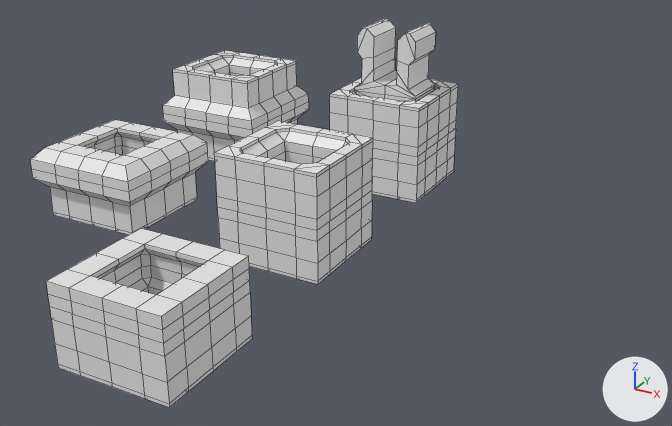
Before and after pictures for a commit that changed the Blender file blender/clip.blend.
Rendered twice from a 50 mm camera at (39.9, -85.2, 37.0) aimed at (3.1, -18.3, 3.6). Every picture has the same lights, and +X, +Y and +Z are marked at lower right. Mesh edges are drawn as thin lines.

The scene before the commit, as lines of its bpy script (objects in view):
```python
me_cube_005 = bpy.data.meshes.new('Cube.005')
me_cube_005.from_pydata(...)  # 50 vertices, 36 faces; spans x 0.0..5.0, y -5.0..0.0, z -5.0..0.0
me_cube_007 = bpy.data.meshes.new('Cube.007')
me_cube_007.from_pydata(...)  # 212 vertices, 220 faces; spans x -5.0..5.0, y -5.0..5.0, z -5.0..2.0
me_cube_009 = bpy.data.meshes.new('Cube.009')
me_cube_009.from_pydata(...)  # 50 vertices, 36 faces; spans x 0.0..6.0, y -6.0..0.0, z -5.0..0.0
ob_clip_holder = bpy.data.objects.new('clip_holder', me_cube_005)
ob_clip_holder.location = (0.0, 0.0, 5.0)
_m = ob_clip_holder.modifiers.new('Mirror', 'MIRROR')
_m.use_axis = (True, True, True)
ob_clip_holder_applied_trimmed = bpy.data.objects.new('clip_holder_applied_trimmed', me_cube_007)
ob_clip_holder_applied_trimmed.location = (0.0, -40.0, 5.0)
ob_clip_holder_with_handles = bpy.data.objects.new('clip_holder_with_handles', me_cube_009)
ob_clip_holder_with_handles.location = (-20.0, 0.0, 5.0)
_m = ob_clip_holder_with_handles.modifiers.new('Mirror', 'MIRROR')
_m.use_axis = (True, True, True)
# also in view: 'clip_holder_applied' at (0.0, -20.0, 5.0); 'clip_holder_with_handles_applied' at (-20.0, -20.0, 3.5); 'clip' at (0.0, 0.0, 10.0)
```
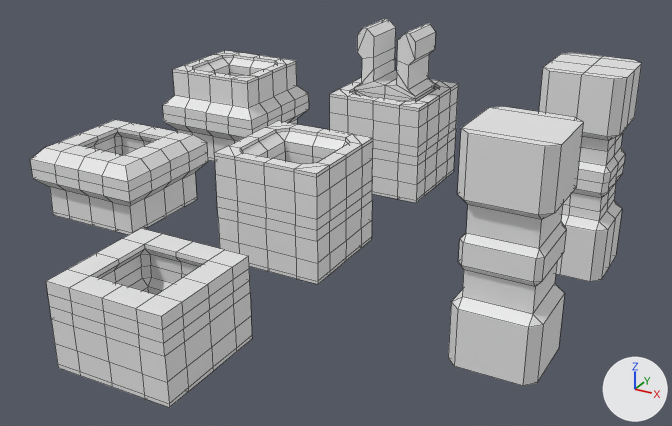
What differs and where, as boxes (x1, y1, x2, y2) in the pictures (672 x 426 px):
'clip_holder_negative_applied', added: after (448, 106, 584, 386)
'clip_holder_negative', added: after (539, 53, 642, 282)

The change in detail:
Mesh me_cube_013 is new.
It has 27 vertices, 18 faces and spans x 0.0..3.8, y -3.8..0.0, z -10.0..0.0.
Mesh me_cube_014 is new.
It has 64 vertices, 70 faces and spans x -3.8..3.8, y -3.8..3.8, z -10.0..10.0.
Object 'clip_holder_negative' (ob_clip_holder_negative) is new; it shows me_cube_013.
Its location is (20.0, 0.0, 5.0).
It gains a MIRROR modifier named 'Mirror'.
Modifier setting: use_axis = (True, True, True).
Object 'clip_holder_negative_applied' (ob_clip_holder_negative_applied) is new; it shows me_cube_014.
Its location is (20.0, -20.0, 5.0).
